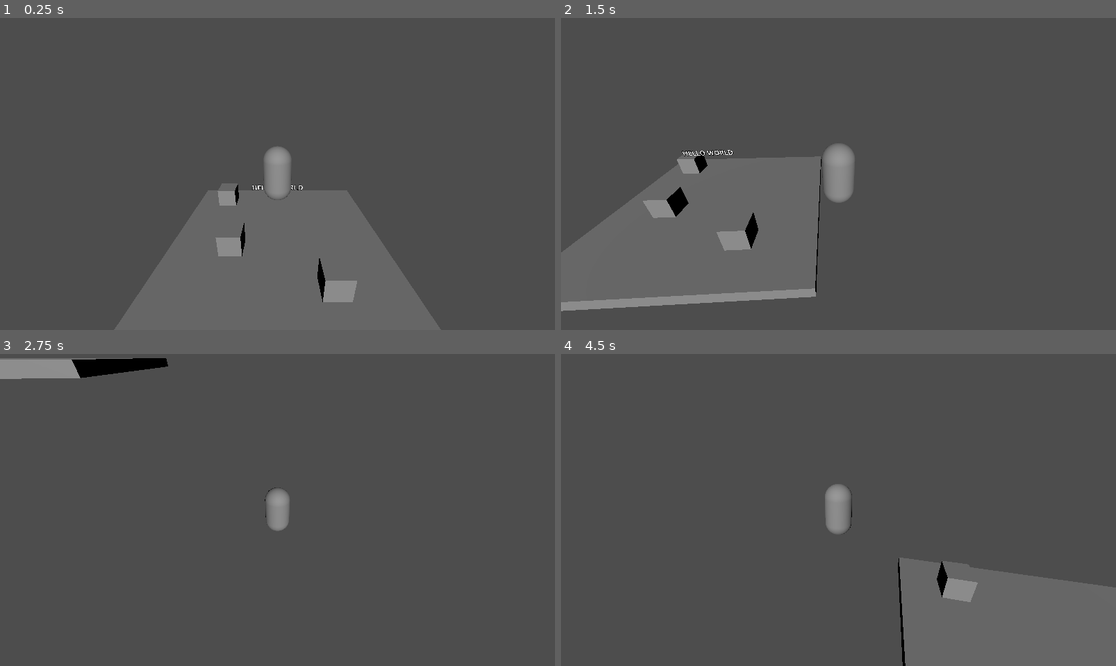
Above: before the commit, frames 1-4 (two rows, left to right).
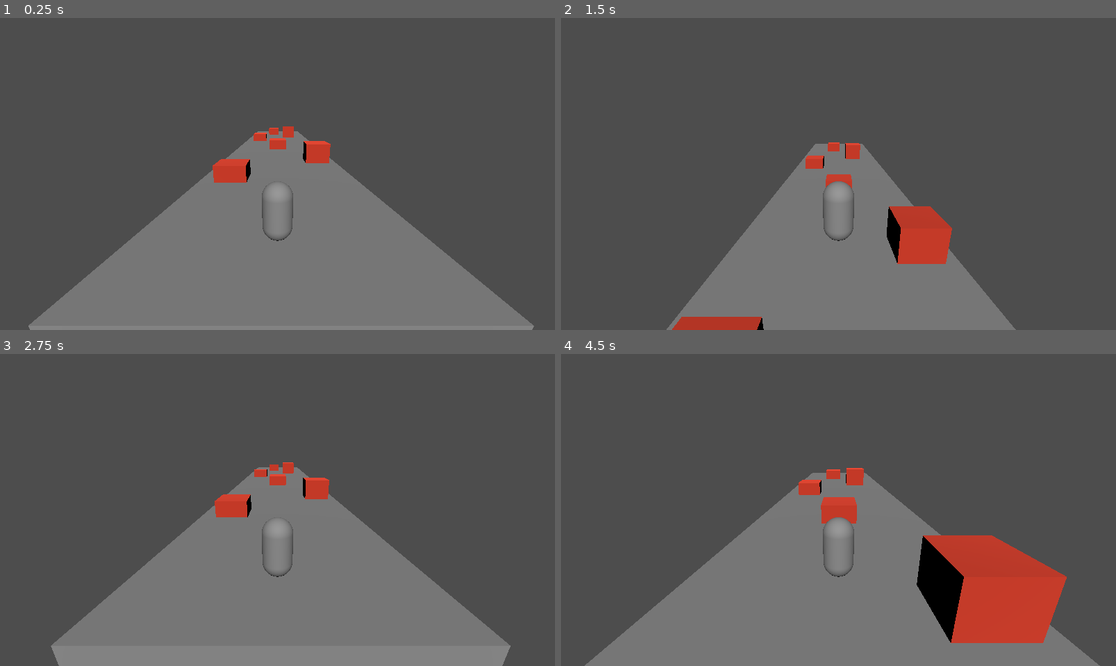
Above: after the commit, the same moments.

Repository: erunzd/GameDev
Game: Godot game, scene res://scenes/level_1.tscn
Same seed, same stepped clock (60 frames per second), same inputs: the game is played once before the commit and once after it. Before the commit the project starts from res://scenes/main.tscn.
Inputs:
- Up to frame 1 (0.25 s): no input
- Up to frame 2 (1.5 s): tap Enter (ui_accept) at 0.5, 0.77 s; hold D (move_right) 0.53-1.28 s; tap Q (dash) at 0.6, 1.35 s; hold S (move_back) from 1.28 s (still down)
- Up to frame 3 (2.75 s): tap Enter (ui_accept) at 1.52 s; release S (move_back) at 2.03 s; hold D (move_right) from 2.03 s (still down); tap Q (dash) at 2.1 s
- Up to frame 4 (4.5 s): release D (move_right) at 2.78 s; hold W (move_forward) 2.78-3.53 s; tap Q (dash) at 2.85, 3.6, 4.35 s; tap Enter (ui_accept) at 3.02, 3.77 s; hold A (move_left) from 3.53 s (still down)

The runs differ from the first frame. In frame 1, 14% of the frame differs, in the area x 5-97%, y 34-100%; in frame 2, 28%; in frame 3, 32%; in frame 4, 32%, in the area x 4-100%, y 36-100%.

Commit message:
world design

Diff:
--- a/game-dev/project.godot
+++ b/game-dev/project.godot
@@ -11,7 +11,7 @@
 [application]
 
 config/name="GameDev"
-run/main_scene="uid://bh73k52lhh386"
+run/main_scene="uid://boogu3nfiuwwl"
 config/features=PackedStringArray("4.6", "Forward Plus")
 config/icon="res://icon.svg"
 
--- a/game-dev/scenes/camera_3d.gd
+++ /dev/null
@@ -1,16 +0,0 @@
-extends Camera3D
-
-@export var target_path: NodePath
-@export var follow_speed = 5.0
-@export var offset = Vector3(0, 4, 8)
-
-var target
-
-func _ready():
-	target = get_node(target_path)
-
-func _process(delta):
-	if target:
-		var desired_position = target.global_transform.origin + offset
-		global_transform.origin = global_transform.origin.lerp(desired_position, follow_speed * delta)
-		look_at(target.global_transform.origin, Vector3.UP)
--- a/game-dev/scenes/cube.tscn
+++ /dev/null
@@ -1,11 +0,0 @@
-[gd_scene format=3 uid="uid://dehp5fgnlimho"]
-
-[ext_resource type="Script" uid="uid://c2f6av7dmx431" path="res://scenes/mesh_instance_3d.gd" id="1_7ufek"]
-
-[sub_resource type="BoxMesh" id="BoxMesh_5rbgv"]
-
-[node name="cube" type="Node3D" unique_id=1076119529]
-
-[node name="MeshInstance3D" type="MeshInstance3D" parent="." unique_id=267830652]
-mesh = SubResource("BoxMesh_5rbgv")
-script = ExtResource("1_7ufek")
--- /dev/null
+++ b/game-dev/scenes/level2-text.gd
@@ -0,0 +1,5 @@
+extends Label3D
+
+func _ready():
+	await get_tree().create_timer(3).timeout
+	visible = false
--- /dev/null
+++ b/game-dev/scenes/level_1.tscn
@@ -0,0 +1,60 @@
+[gd_scene format=3 uid="uid://boogu3nfiuwwl"]
+
+[ext_resource type="PackedScene" uid="uid://cxabcolidkvvh" path="res://scenes/player.tscn" id="1_014kd"]
+[ext_resource type="PackedScene" uid="uid://dgfbmmlwfjhmf" path="res://scenes/trap.tscn" id="2_bswci"]
+[ext_resource type="Script" uid="uid://0skm0qsl6cms" path="res://scripts/player.gd" id="2_rus8k"]
+[ext_resource type="Script" uid="uid://dds0nfjvkawka" path="res://scripts/finish.gd" id="4_5xbjy"]
+
+[sub_resource type="BoxShape3D" id="BoxShape3D_gkh53"]
+size = Vector3(10, 1, 50)
+
+[sub_resource type="BoxMesh" id="BoxMesh_014kd"]
+size = Vector3(10, 1, 50)
+
+[sub_resource type="BoxShape3D" id="BoxShape3D_5xbjy"]
+size = Vector3(9.946453, 2.0463867, 8.609955)
+
+[node name="Level1" type="Node3D" unique_id=1944972761]
+
+[node name="StaticBody3D" type="StaticBody3D" parent="." unique_id=639107449]
+
+[node name="CollisionShape3D" type="CollisionShape3D" parent="StaticBody3D" unique_id=794491953]
+shape = SubResource("BoxShape3D_gkh53")
+
+[node name="MeshInstance3D" type="MeshInstance3D" parent="StaticBody3D" unique_id=1805438235]
+mesh = SubResource("BoxMesh_014kd")
+
+[node name="Player" parent="." unique_id=1103837444 instance=ExtResource("1_014kd")]
+transform = Transform3D(1, 0, 0, 0, 1, 0, 0, 0, 1, -0.07051015, 1.9923885, 24.020798)
+script = ExtResource("2_rus8k")
+
+[node name="DirectionalLight3D" type="DirectionalLight3D" parent="." unique_id=1015786645]
+transform = Transform3D(1, 0, 0, 0, 0.7777278, 0.62860125, 0, -0.62860125, 0.7777278, 0, 8.960205, 0)
+
+[node name="Trap" parent="." unique_id=1919335006 instance=ExtResource("2_bswci")]
+transform = Transform3D(2, 0, 0, 0, 2, 0, 0, 0, 2, -2.9777746, 0.5688319, 15.154158)
+
+[node name="Trap2" parent="." unique_id=1837719462 instance=ExtResource("2_bswci")]
+transform = Transform3D(2, 0, 0, 0, 2, 0, 0, 0, 2, 3.3637404, 1.1562905, 9.996083)
+
+[node name="Trap3" parent="." unique_id=1314779183 instance=ExtResource("2_bswci")]
+transform = Transform3D(2, 0, 0, 0, 2, 0, 0, 0, 2, -0.043147564, 0.5962653, 2.4883108)
+
+[node name="Trap4" parent="." unique_id=794347456 instance=ExtResource("2_bswci")]
+transform = Transform3D(2, 0, 0, 0, 2, 0, 0, 0, 2, -2.8351207, 0.62263227, -5.5541296)
+
+[node name="Trap5" parent="." unique_id=113335473 instance=ExtResource("2_bswci")]
+transform = Transform3D(2, 0, 0, 0, 2, 0, 0, 0, 2, 1.9099793, 1.4529147, -10.904463)
+
+[node name="Trap6" parent="." unique_id=2132896401 instance=ExtResource("2_bswci")]
+transform = Transform3D(2, 0, 0, 0, 2, 0, 0, 0, 2, -0.8534889, 0.7193303, -17.162342)
+
+[node name="Finish" type="Area3D" parent="." unique_id=717025363]
+transform = Transform3D(1, 0, 0, 0, 1, 0, 0, 0, 1, 0, 0, -24.100218)
+script = ExtResource("4_5xbjy")
+
+[node name="CollisionShape3D" type="CollisionShape3D" parent="Finish" unique_id=2048674638]
+transform = Transform3D(1, 0, 0, 0, -0.00078539446, -0.9999997, 0, 0.9999997, -0.00078539446, -0.009580612, 4.5686755, 0.17683601)
+shape = SubResource("BoxShape3D_5xbjy")
+
+[connection signal="body_entered" from="Finish" to="Finish" method="_on_body_entered"]
--- /dev/null
+++ b/game-dev/scenes/level_2.tscn
@@ -0,0 +1,69 @@
+[gd_scene format=3 uid="uid://cu6onfp7slebf"]
+
+[ext_resource type="PackedScene" uid="uid://cxabcolidkvvh" path="res://scenes/player.tscn" id="1_pbc48"]
+[ext_resource type="Script" uid="uid://0skm0qsl6cms" path="res://scripts/player.gd" id="2_eqxsl"]
+[ext_resource type="PackedScene" uid="uid://dgfbmmlwfjhmf" path="res://scenes/trap.tscn" id="3_b4j7a"]
+[ext_resource type="Script" uid="uid://biirykxqsa2rx" path="res://scenes/level2-text.gd" id="4_eqxsl"]
+
+[sub_resource type="BoxShape3D" id="BoxShape3D_gkh53"]
+size = Vector3(10, 1, 50)
+
+[sub_resource type="BoxMesh" id="BoxMesh_014kd"]
+size = Vector3(10, 1, 50)
+
+[sub_resource type="WorldBoundaryShape3D" id="WorldBoundaryShape3D_rus8k"]
+
+[node name="Level2" type="Node3D" unique_id=1944972761]
+
+[node name="StaticBody3D" type="StaticBody3D" parent="." unique_id=639107449]
+
+[node name="CollisionShape3D" type="CollisionShape3D" parent="StaticBody3D" unique_id=794491953]
+shape = SubResource("BoxShape3D_gkh53")
+
+[node name="MeshInstance3D" type="MeshInstance3D" parent="StaticBody3D" unique_id=1805438235]
+mesh = SubResource("BoxMesh_014kd")
+
+[node name="Player" parent="." unique_id=1103837444 instance=ExtResource("1_pbc48")]
+transform = Transform3D(1, 0, 0, 0, 1, 0, 0, 0, 1, -0.07051015, 1.9923885, 24.680756)
+script = ExtResource("2_eqxsl")
+
+[node name="DirectionalLight3D" type="DirectionalLight3D" parent="." unique_id=1015786645]
+transform = Transform3D(1, 0, 0, 0, 0.7777278, 0.62860125, 0, -0.62860125, 0.7777278, 0, 8.960205, 0)
+
+[node name="Trap" parent="." unique_id=1919335006 instance=ExtResource("3_b4j7a")]
+transform = Transform3D(3, 0, 0, 0, 3, 0, 0, 0, 3, -3.5174656, 1.3299184, 17.775862)
+
+[node name="Trap2" parent="." unique_id=1837719462 instance=ExtResource("3_b4j7a")]
+transform = Transform3D(4, 0, 0, 0, 4, 0, 0, 0, 4, 2.9710722, 2.0183115, 13.369868)
+
+[node name="Trap3" parent="." unique_id=1314779183 instance=ExtResource("3_b4j7a")]
+transform = Transform3D(3, 0, 0, 0, 3, 0, 0, 0, 3, 0.12594938, 1.5159659, 6.2155523)
+
+[node name="Trap4" parent="." unique_id=794347456 instance=ExtResource("3_b4j7a")]
+transform = Transform3D(4, 0, 0, 0, 4, 0, 0, 0, 4, -2.8351207, 1.7961028, 0.5651741)
+
+[node name="Trap5" parent="." unique_id=113335473 instance=ExtResource("3_b4j7a")]
+transform = Transform3D(2, 0, 0, 0, 2, 0, 0, 0, 2, 3.9691768, 1.4529147, -4.067853)
+
+[node name="Trap7" parent="." unique_id=14631835 instance=ExtResource("3_b4j7a")]
+transform = Transform3D(2, 0, 0, 0, 2, 0, 0, 0, 2, -2.9857435, 1.4529147, -14.588135)
+
+[node name="Trap6" parent="." unique_id=2132896401 instance=ExtResource("3_b4j7a")]
+transform = Transform3D(4, 0, 0, 0, 4, 0, 0, 0, 4, 2.9589844, 1.8276124, -10.159256)
+
+[node name="Trap8" parent="." unique_id=1903919751 instance=ExtResource("3_b4j7a")]
+transform = Transform3D(4, 0, 0, 0, 4, 0, 0, 0, 4, -0.6881962, 1.8276124, -20.04273)
+
+[node name="Finish" type="Area3D" parent="." unique_id=717025363]
+transform = Transform3D(1, 0, 0, 0, 1, 0, 0, 0, 1, 0, 0, -23.731983)
+
+[node name="CollisionShape3D" type="CollisionShape3D" parent="Finish" unique_id=2048674638]
+transform = Transform3D(1, 0, 0, 0, -0.00078539446, -0.9999997, 0, 0.9999997, -0.00078539446, 0, 1.7665837, -1.0325241)
+shape = SubResource("WorldBoundaryShape3D_rus8k")
+
+[node name="Label3D" type="Label3D" parent="." unique_id=1900827596]
+transform = Transform3D(1, 0, 0, 0, 1, 0, 0, 0, 1, 0, 5.6957397, 21.684444)
+text = "Welcome to Level 2!"
+font_size = 100
+outline_size = 10
+script = ExtResource("4_eqxsl")
--- a/game-dev/scenes/main.tscn
+++ b/game-dev/scenes/main.tscn
@@ -1,49 +1,3 @@
 [gd_scene format=3 uid="uid://bh73k52lhh386"]
 
-[ext_resource type="Script" uid="uid://bcdl4rnga0unt" path="res://scenes/camera_3d.gd" id="1_sugp2"]
-[ext_resource type="PackedScene" uid="uid://b1uypert1tm72" path="res://scenes/player.tscn" id="2_0wfyh"]
-[ext_resource type="PackedScene" uid="uid://vqmd51jh18hb" path="res://scenes/obstacle.tscn" id="2_sugp2"]
-
-[sub_resource type="BoxShape3D" id="BoxShape3D_o5qli"]
-
-[sub_resource type="BoxMesh" id="BoxMesh_0wfyh"]
-
-[node name="Main" type="Node3D" unique_id=500164404]
-
-[node name="Camera3D" type="Camera3D" parent="." unique_id=1499201655]
-transform = Transform3D(1, 0, 0, 0, 0.97796583, 0.20876524, 0, -0.20876524, 0.97796583, 0, 4, 8)
-current = true
-script = ExtResource("1_sugp2")
-target_path = NodePath("../Player")
-
-[node name="DirectionalLight3D" type="DirectionalLight3D" parent="." unique_id=1836937118]
-transform = Transform3D(1, 0, 0, 0, 0.88657516, 0.4625846, 0, -0.4625846, 0.88657516, -0.4413557, 4.8095202, 7.124918)
-
-[node name="Label3D" type="Label3D" parent="." unique_id=74036654]
-transform = Transform3D(1, 0, 0, 0, 1, 0, 0, 0, 1, 0, 2, 0)
-text = "Hello world"
-font_size = 64
-uppercase = true
-
-[node name="Ground" type="StaticBody3D" parent="." unique_id=1789288003]
-transform = Transform3D(1, 0, 0, 0, 1, 0, 0, 0, 1, 0, -1, 0)
-
-[node name="CollisionShape3D" type="CollisionShape3D" parent="Ground" unique_id=1662418421]
-transform = Transform3D(10, 0, 0, 0, 0.5, 0, 0, 0, 10, 0, 0, 0)
-shape = SubResource("BoxShape3D_o5qli")
-
-[node name="MeshInstance3D" type="MeshInstance3D" parent="Ground" unique_id=680189352]
-transform = Transform3D(10, 0, 0, 0, 0.5, 0, 0, 0, 10, 0, 0, 0)
-mesh = SubResource("BoxMesh_0wfyh")
-
-[node name="Player" parent="." unique_id=2131369281 instance=ExtResource("2_0wfyh")]
-transform = Transform3D(1, 0, 0, 0, 1, 0, 0, 0, 1, -0.001, 3, 0.062)
-
-[node name="Obstacle" parent="." unique_id=2107354673 instance=ExtResource("2_sugp2")]
-transform = Transform3D(1, 0, 0, 0, 1, 0, 0, 0, 1, 2, 0, 3)
-
-[node name="Obstacle2" parent="." unique_id=577245222 instance=ExtResource("2_sugp2")]
-transform = Transform3D(1, 0, 0, 0, 1, 0, 0, 0, 1, -3, 0, -3)
-
-[node name="Obstacle3" parent="." unique_id=1342089153 instance=ExtResource("2_sugp2")]
-transform = Transform3D(1, 0, 0, 0, 1, 0, 0, 0, 1, -2, 0, 1)
+[node name="Main" type="Node3D" unique_id=45373786]
--- a/game-dev/scenes/mesh_instance_3d.gd
+++ /dev/null
@@ -1,18 +0,0 @@
-extends MeshInstance3D
-
-var speed = 2.0
-var direction = 1
-var limit = 3.0
-var rotation_speed = 2.0
-
-func _process(delta):
-	# Move left and right
-	position.x += speed * direction * delta
-
-	if position.x > limit:
-		direction = -1
-	elif position.x < -limit:
-		direction = 1
-
-	# Rotate continuously
-	rotate_y(rotation_speed * delta)
--- a/game-dev/scenes/obstacle.tscn
+++ /dev/null
@@ -1,13 +0,0 @@
-[gd_scene format=3 uid="uid://vqmd51jh18hb"]
-
-[sub_resource type="BoxShape3D" id="BoxShape3D_qcbvg"]
-
-[sub_resource type="BoxMesh" id="BoxMesh_sl1jc"]
-
-[node name="Obstacle" type="StaticBody3D" unique_id=2107354673]
-
-[node name="CollisionShape3D" type="CollisionShape3D" parent="." unique_id=181599560]
-shape = SubResource("BoxShape3D_qcbvg")
-
-[node name="MeshInstance3D" type="MeshInstance3D" parent="CollisionShape3D" unique_id=1433761603]
-mesh = SubResource("BoxMesh_sl1jc")
--- a/game-dev/scenes/player.tscn
+++ b/game-dev/scenes/player.tscn
@@ -1,17 +1,16 @@
-[gd_scene format=3 uid="uid://b1uypert1tm72"]
+[gd_scene format=3 uid="uid://cxabcolidkvvh"]
 
-[ext_resource type="Script" uid="uid://b36rhuq3tdud2" path="res://scripts/player.gd" id="1_3vyb7"]
+[sub_resource type="CapsuleShape3D" id="CapsuleShape3D_u8vuu"]
 
-[sub_resource type="CapsuleShape3D" id="CapsuleShape3D_sh265"]
+[sub_resource type="CapsuleMesh" id="CapsuleMesh_3vyb7"]
 
-[sub_resource type="CapsuleMesh" id="CapsuleMesh_4flbx"]
+[node name="Player" type="CharacterBody3D" unique_id=1103837444]
 
-[node name="Player" type="CharacterBody3D" unique_id=2131369281]
-script = ExtResource("1_3vyb7")
+[node name="CollisionShape3D" type="CollisionShape3D" parent="." unique_id=72373799]
+shape = SubResource("CapsuleShape3D_u8vuu")
 
-[node name="CollisionShape3D" type="CollisionShape3D" parent="." unique_id=1258332871]
-shape = SubResource("CapsuleShape3D_sh265")
+[node name="MeshInstance3D" type="MeshInstance3D" parent="." unique_id=1926091358]
+mesh = SubResource("CapsuleMesh_3vyb7")
 
-[node name="MeshInstance3D" type="MeshInstance3D" parent="." unique_id=1107019960]
-transform = Transform3D(1.2, 0, 0, 0, 1.2, 0, 0, 0, 1.2, 0, 0, 0)
-mesh = SubResource("CapsuleMesh_4flbx")
+[node name="Camera3D" type="Camera3D" parent="." unique_id=1071151556]
+transform = Transform3D(1, 0, 0, 0, 0.9603132, 0.2789241, 0, -0.2789241, 0.9603132, 0, 3, 6)
--- /dev/null
+++ b/game-dev/scenes/trap.tscn
@@ -0,0 +1,22 @@
+[gd_scene format=3 uid="uid://dgfbmmlwfjhmf"]
+
+[ext_resource type="Script" uid="uid://dyc3rfamh5tp5" path="res://scripts/trap.gd" id="1_npg1n"]
+
+[sub_resource type="BoxShape3D" id="BoxShape3D_npg1n"]
+
+[sub_resource type="BoxMesh" id="BoxMesh_62q8x"]
+
+[sub_resource type="StandardMaterial3D" id="StandardMaterial3D_npg1n"]
+albedo_color = Color(0.8509804, 0.22745098, 0.13333334, 1)
+
+[node name="Trap" type="Area3D" unique_id=1919335006]
+script = ExtResource("1_npg1n")
+
+[node name="CollisionShape3D" type="CollisionShape3D" parent="." unique_id=1494641983]
+shape = SubResource("BoxShape3D_npg1n")
+
+[node name="MeshInstance3D" type="MeshInstance3D" parent="." unique_id=1109933336]
+mesh = SubResource("BoxMesh_62q8x")
+surface_material_override/0 = SubResource("StandardMaterial3D_npg1n")
+
+[connection signal="body_entered" from="." to="." method="_on_body_entered"]
--- /dev/null
+++ b/game-dev/scripts/finish.gd
@@ -0,0 +1,7 @@
+extends Area3D
+
+func _on_body_entered(body):
+	print("Something entered:", body.name)
+
+	if body is CharacterBody3D:
+		get_tree().change_scene_to_file("res://scenes/level_2.tscn")
--- a/game-dev/scripts/player.gd
+++ b/game-dev/scripts/player.gd
@@ -1,65 +1,32 @@
 extends CharacterBody3D
 
-@export var speed = 5.0
-@export var jump_velocity = 6.0
-@export var dash_speed = 15.0
-@export var dash_time = 0.2
-@export var fall_limit = -10.0
-
+var forward_speed = 8
+var move_speed = 6
+var jump_velocity = 7
 var gravity = ProjectSettings.get_setting("physics/3d/default_gravity")
-
-var is_dashing = false
-var dash_timer = 3.0
-var dash_direction = Vector3.ZERO
-var spawn_position
-
-func _ready():
-	spawn_position = global_transform.origin
 
 func _physics_process(delta):
 
-	# Check if fallen
-	if global_transform.origin.y < fall_limit:
-		respawn()
+	# Auto forward movement
+	velocity.z = -forward_speed
 
-	# Gravity
-	if not is_on_floor():
-		velocity.y -= gravity * delta
+	# Left / Right controls
+	var input_x = Input.get_action_strength("ui_right") - Input.get_action_strength("ui_left")
+	velocity.x = input_x * move_speed
 
 	# Jump
 	if Input.is_action_just_pressed("ui_accept") and is_on_floor():
 		velocity.y = jump_velocity
 
-	var input_dir = Vector3.ZERO
-
-	if Input.is_action_pressed("move_left"):
-		input_dir.x -= 1
-	if Input.is_action_pressed("move_right"):
-		input_dir.x += 1
-	if Input.is_action_pressed("move_forward"):
-		input_dir.z -= 1
-	if Input.is_action_pressed("move_back"):
-		input_dir.z += 1
-
-	input_dir = input_dir.normalized()
-
-	if Input.is_action_just_pressed("dash") and input_dir != Vector3.ZERO:
-		is_dashing = true
-		dash_timer = dash_time
-		dash_direction = input_dir
-
-	if is_dashing:
-		velocity.x = dash_direction.x * dash_speed
-		velocity.z = dash_direction.z * dash_speed
-		dash_timer -= delta
-		if dash_timer <= 0:
-			is_dashing = false
-	else:
-		velocity.x = input_dir.x * speed
-		velocity.z = input_dir.z * speed
+	# Gravity
+	if not is_on_floor():
+		if velocity.y > 0:
+			velocity.y -= gravity * delta
+		else:
+			velocity.y -= gravity * 2 * delta
 
 	move_and_slide()
 
-func respawn():
-	global_transform.origin = spawn_position
-	velocity = Vector3.ZERO
+	# Restart if player falls
+	if position.y < -10:
+		get_tree().reload_current_scene()
--- /dev/null
+++ b/game-dev/scripts/trap.gd
@@ -0,0 +1,5 @@
+extends Area3D
+
+func _on_body_entered(body):
+	if body.name == "Player":
+		get_tree().reload_current_scene()
Not shown, removed: game-dev/scenes/camera_3d.gd.uid
Not shown, added: game-dev/scenes/level2-text.gd.uid
Not shown, removed: game-dev/scenes/mesh_instance_3d.gd.uid
Not shown, added: game-dev/scripts/finish.gd.uid
Not shown, changed: game-dev/scripts/player.gd.uid
Not shown, added: game-dev/scripts/trap.gd.uid
